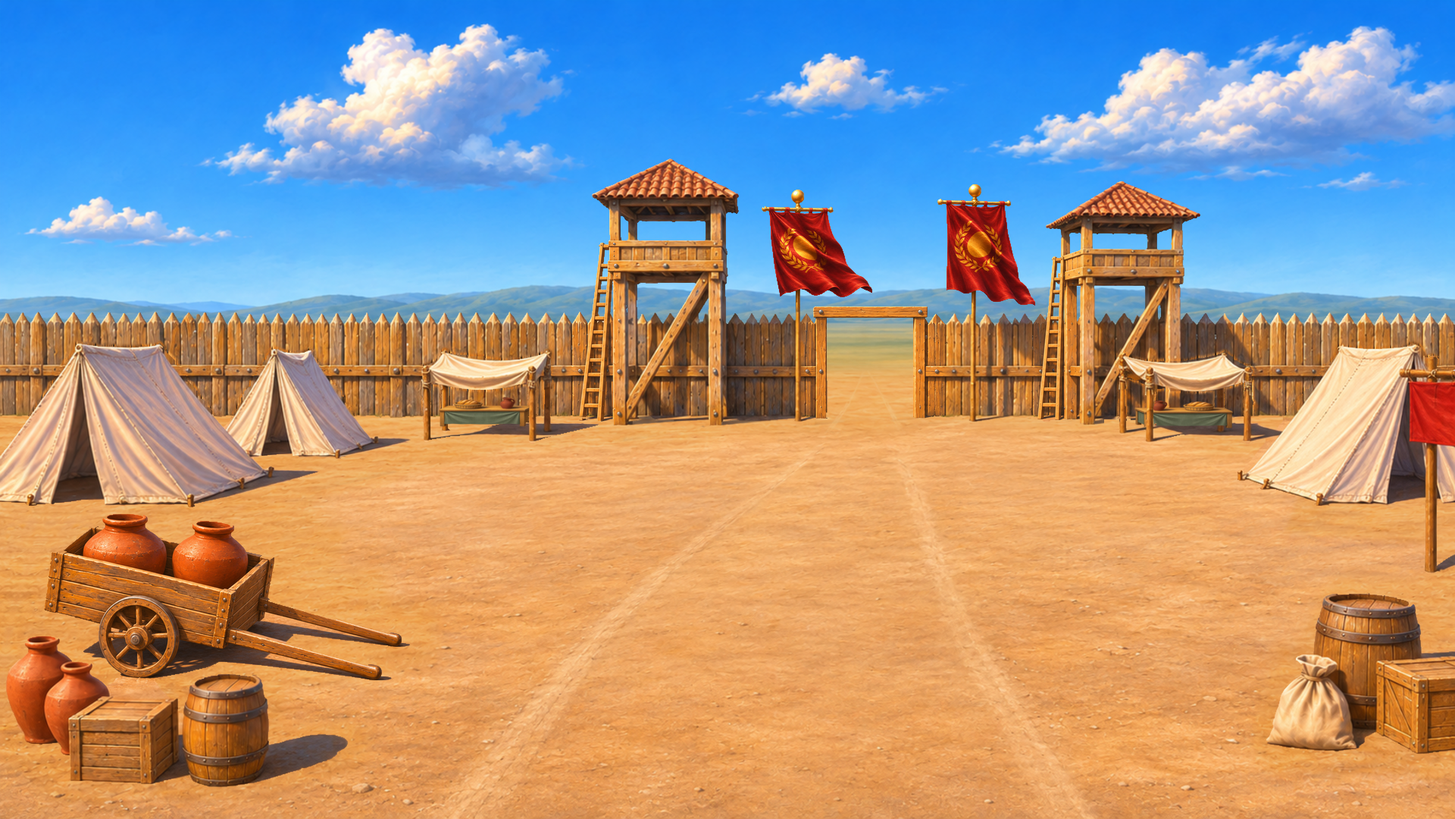
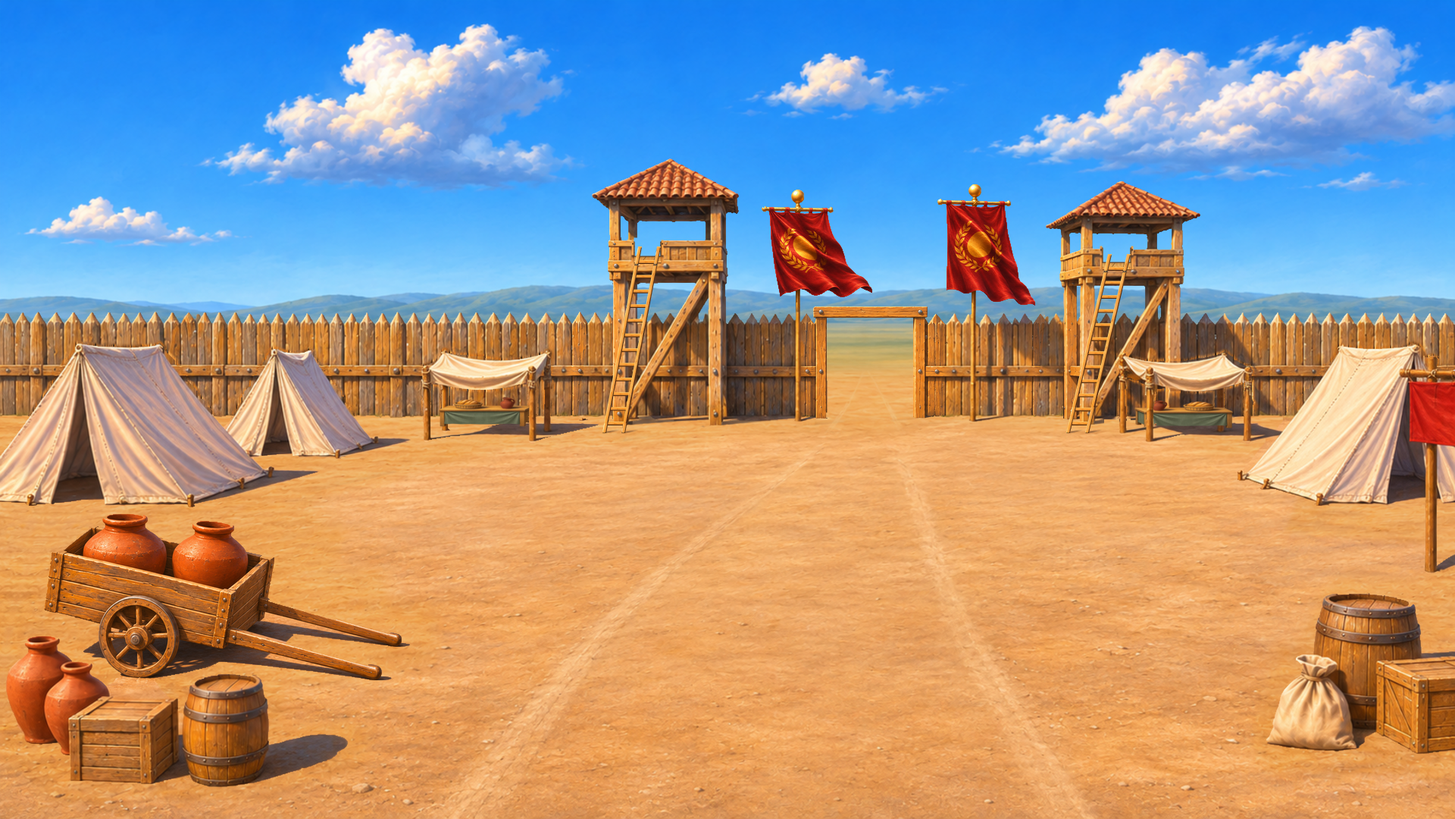
Revision of a layered 1455x819 image; what changed, layer by layer:
painted on "中景 · 栅栏、门框、岗楼与军旗" over [577,237,1134,434]
